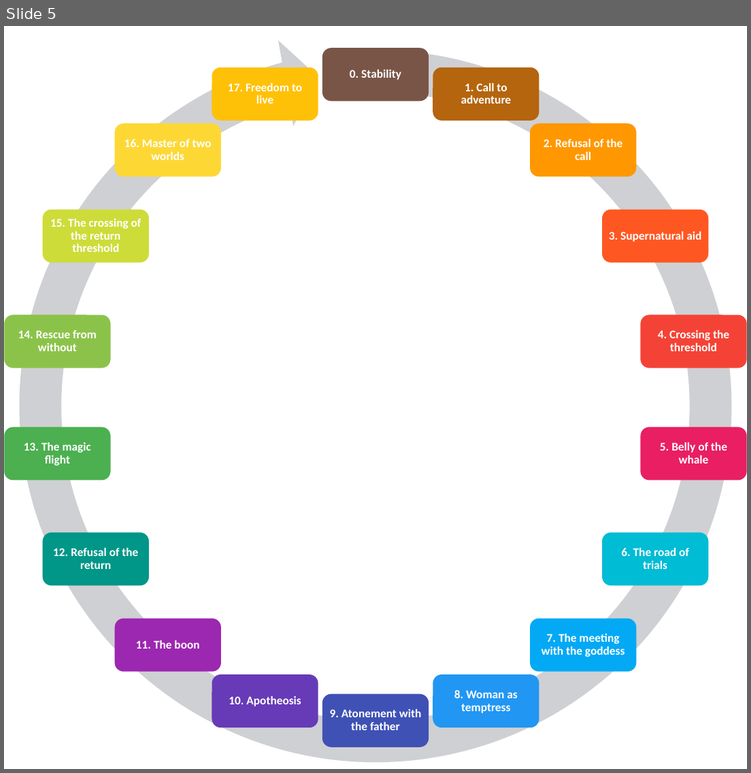
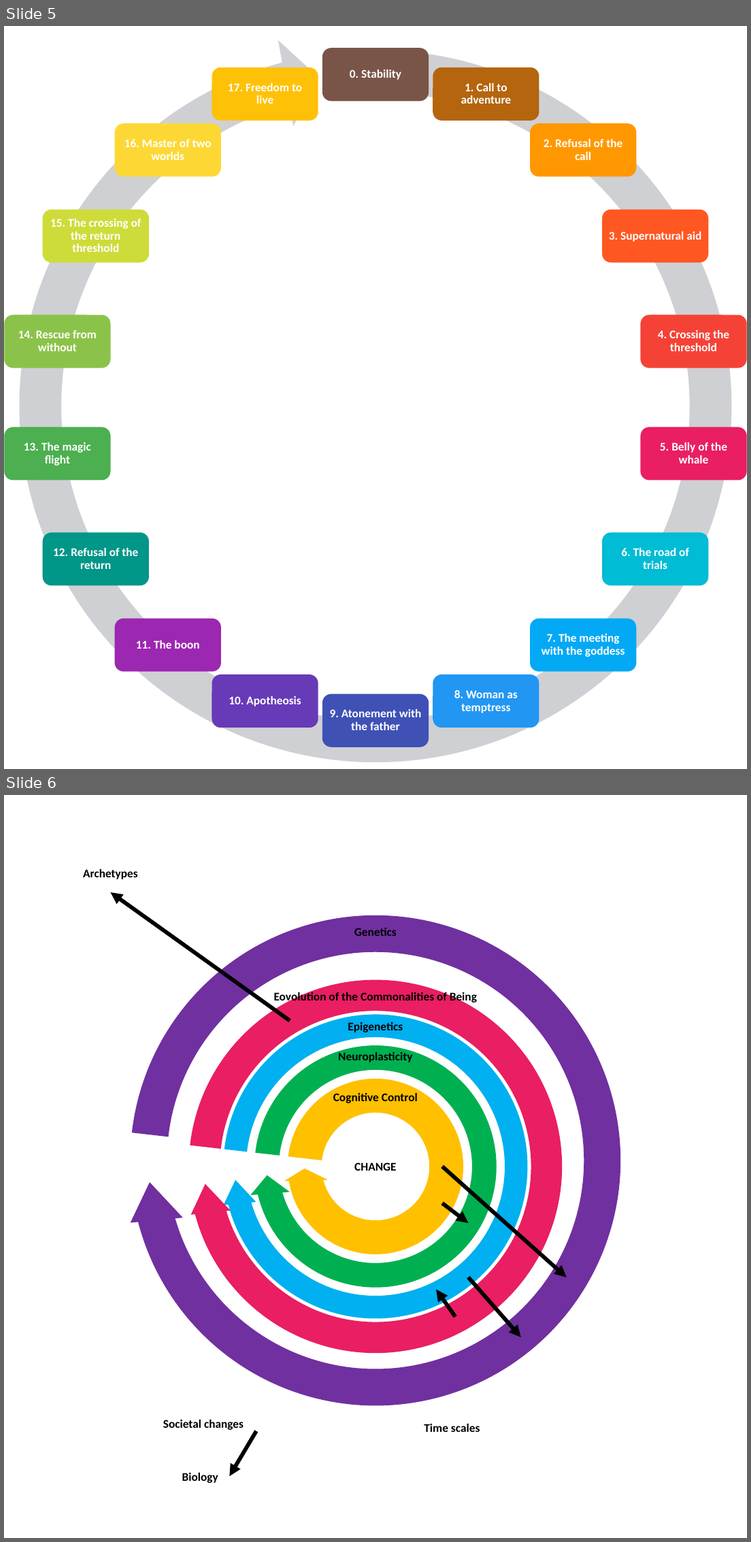
Before and after one commit to DominiqueMakowski/archetypes, a slide deck: content/img/figures.pptx. Shown one above the other, each under a label of ours: slide 5 before the commit, slides 5 and 6 after it. The pictures are 751x773 and 751x1542 pixels, drawn with LibreOffice and Linux fonts; fonts in the diff are those of the drawing. Boxes give left, top, right and bottom in pixels: in the first picture for what was removed or moved away, otherwise in the second. Text is boxed around its words. In the diff, an @@ line names an element or a change of style, - is before the commit and + after.

```diff
--- a/content/img/figures.pptx
+++ b/content/img/figures.pptx
@@ slide 6 added at (4,795,747,1538), background #FFFFFF @@
@@ text added at (83,869,138,879), 18 pt, text #000000, bold @@
+Archetypes
@@ arrow added from (290, 1020) to (111, 892), #000000 6 pt @@
@@ circular arrow added at (122,907,628,1413), fill #7030A0 @@
@@ text added at (354,928,396,936), 18 pt, text #000000, bold @@
+Genetics
@@ circular arrow added at (184,975,566,1357), fill #E91E63 @@
@@ text added at (274,991,477,1004), 18 pt, text #000000, bold @@
+Eovolution of the Commonalities of Being
@@ circular arrow added at (218,1009,532,1323), fill #00B0F0 @@
@@ circular arrow added at (247,1038,503,1294), fill #00B050 @@
@@ text added at (347,1022,402,1032), 18 pt, text #000000, bold @@
+Epigenetics
@@ text added at (338,1051,412,1062), 18 pt, text #000000, bold @@
+Neuroplasticity
@@ circular arrow added at (283,1074,468,1259), fill #FFC000 @@
@@ text added at (333,1093,417,1103), 18 pt, text #000000, bold @@
+Cognitive Control
@@ text added at (354,1162,396,1170), 18 pt, text #000000, bold @@
+CHANGE
@@ arrow added from (442, 1166) to (566, 1277), #000000 6 pt @@
@@ arrow added from (442, 1203) to (468, 1223), #000000 6 pt @@
@@ arrow added from (468, 1277) to (521, 1337), #000000 6 pt @@
@@ arrow added from (456, 1317) to (436, 1289), #000000 6 pt @@
@@ text added at (163,1419,243,1429), 18 pt, text #000000, bold @@
+Societal changes
@@ text added at (424,1423,479,1431), 18 pt, text #000000, bold @@
+Time scales
@@ arrow added from (256, 1431) to (229, 1476), #000000 6 pt @@
@@ text added at (182,1472,218,1482), 18 pt, text #000000, bold @@
+Biology
```
Also in this commit, not shown: 1 other slide added, 7 other files.
